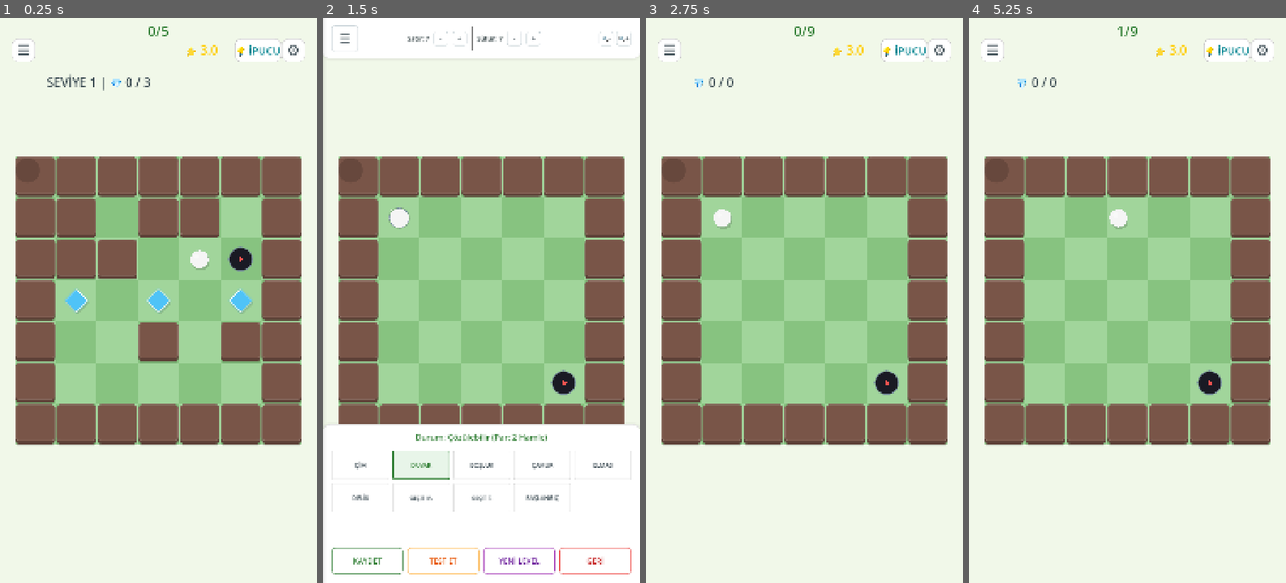
Above: before the commit, frames 1-4 (left to right).
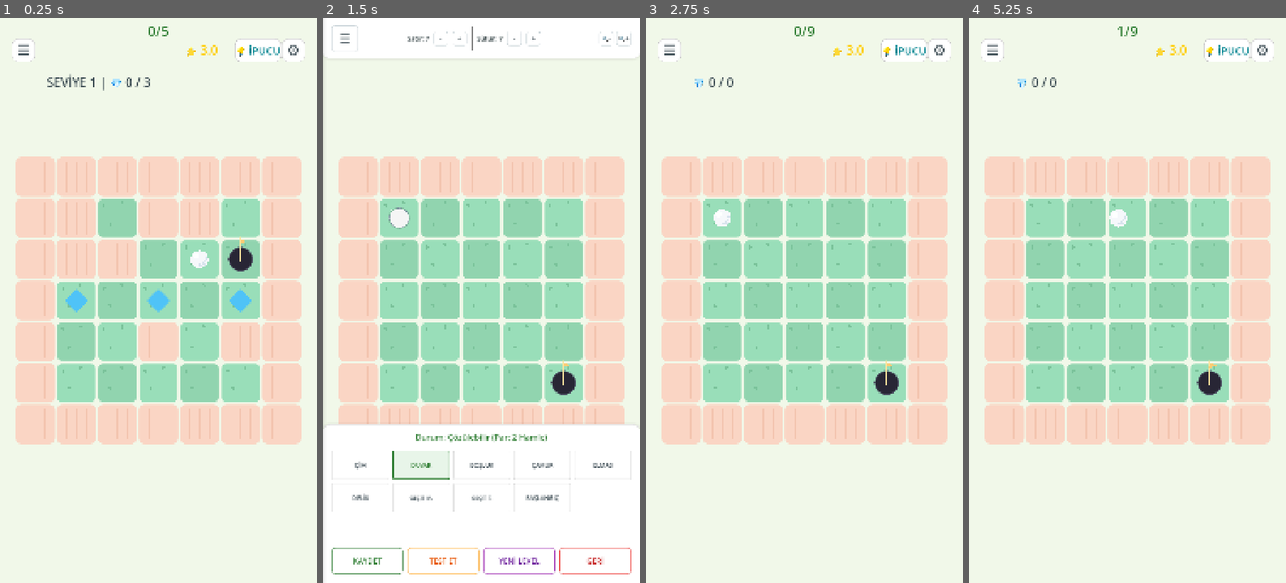
Above: after the commit, the same moments.

Repository: gkesebir/slidegolf
Game: Godot game, scene res://scenes/Main.tscn
Same seed, same stepped clock (60 frames per second), same inputs: the game is played once before the commit and once after it.
Inputs (mouse positions are in pixels of both pictures, inside the frame that each line leads up to):
- Up to frame 1 (0.25 s): no input
- Up to frame 2 (1.5 s): click "⚙️" at 0.5 s; click "SEVİYE EDİTÖRÜ" at 1.25 s
- Up to frame 3 (2.75 s): click "TEST ET" at 2 s
- Up to frame 4 (5.25 s): click "☰" at 2.75 s; click "💡 İPUCU" at 3.5 s; click "✖" at 4.25 s; tap Enter at 5 s; move the mouse to (1197, 272) at 5.02 s; hold Right (ui_right) from 5.03 s (still down); click (1197, 272) at 5.17 s

The runs differ from the first frame. In frame 1, 45% of the frame differs, in the area x 4-96%, y 24-76%; in frame 2, 42%; in frame 3, 46%; in frame 4, 46%.

Commit message:
feat: complete visual overhaul to match flat pastel asset board

Diff:
--- a/scripts/Ball.gd
+++ b/scripts/Ball.gd
@@ -68,22 +68,25 @@
 func apply_ball_profile(profile_id: String):
 	var profile = BALL_PROFILES.get(profile_id, BALL_PROFILES["standard"])
 	speed_factor = profile["speed_factor"]
-	ball_color = profile["color"]
-	glow_color = profile["glow_color"]
+	ball_color = Color("f6f8fb") # Override all balls to be pure white as per Asset Board
 	queue_redraw()
 
 func _draw():
-	# 1. Drop shadow shifted down-right
-	draw_circle(Vector2(4, 8), radius, Color(0, 0, 0, 0.15))
-
-	# 2. Outer rim glow
-	draw_circle(Vector2.ZERO, radius + 2, Color(glow_color.r, glow_color.g, glow_color.b, 0.25))
-
-	# 3. Main ball body
+	# 1. Main ball body (Flat White)
 	draw_circle(Vector2.ZERO, radius, ball_color)
 
-	# 4. Minimalist specular reflection highlight
-	draw_circle(Vector2(-radius * 0.35, -radius * 0.35), radius * 0.25, Color(1, 1, 1, 0.4))
+	# 2. Golf dimples (bottom right)
+	var dimple_color = Color("d8e3ed")
+	var dr = radius * 0.15 # Dimple radius
+
+	draw_circle(Vector2(radius * 0.4, radius * 0.5), dr, dimple_color)
+	draw_circle(Vector2(radius * 0.6, radius * 0.2), dr, dimple_color)
+	draw_circle(Vector2(radius * 0.1, radius * 0.65), dr, dimple_color)
+	draw_circle(Vector2(radius * 0.75, -radius * 0.1), dr, dimple_color)
+	draw_circle(Vector2(radius * 0.55, 0.65 * radius), dr, dimple_color)
+
+	# 3. Specular highlight (top left)
+	draw_circle(Vector2(-radius * 0.4, -radius * 0.4), radius * 0.35, Color(1, 1, 1, 0.9))
 
 var is_swiping: bool = false
 
--- a/scripts/GridManager.gd
+++ b/scripts/GridManager.gd
@@ -53,42 +53,57 @@
 func create_cell_visual(grid_pos: Vector2i, type: int):
 	var cell_pos = Vector2(grid_pos.x * cell_size, grid_pos.y * cell_size)
 
-	# Draw checkerboard background for all non-void cells
+	# Draw base Grass tile for all non-void cells
 	if type != 9:
-		var bg_rect = ColorRect.new()
-		bg_rect.size = Vector2(cell_size, cell_size)
-		bg_rect.position = cell_pos
+		var tile_size = cell_size - 10
+		var tile_pos = cell_pos + Vector2(5, 5)
+
+		var grass_panel = Panel.new()
+		grass_panel.size = Vector2(tile_size, tile_size)
+		grass_panel.position = tile_pos
+
+		var style = StyleBoxFlat.new()
 		if (grid_pos.x + grid_pos.y) % 2 == 0:
-			bg_rect.color = Color("a1d59b") # Light pastel green
+			style.bg_color = Color("99deb9") # Mint green
 		else:
-			bg_rect.color = Color("87c380") # Darker pastel green
-		add_child(bg_rect)
-	else:
-		# Distinct void cell styling (depressed empty tile)
-		var void_bg = ColorRect.new()
-		void_bg.size = Vector2(cell_size, cell_size)
-		void_bg.position = cell_pos
-		void_bg.color = Color("b0bec5") # dark grayish blue edge
-		add_child(void_bg)
-
-		var void_inner = ColorRect.new()
-		void_inner.size = Vector2(cell_size - 6, cell_size - 6)
-		void_inner.position = cell_pos + Vector2(3, 3)
-		void_inner.color = Color("cfd8dc") # lighter gray inside
-		add_child(void_inner)
-
-		# Cross mark inside void
-		var cross1 = ColorRect.new()
-		cross1.size = Vector2(cell_size * 0.4, 4)
-		cross1.position = cell_pos + Vector2(cell_size * 0.3, cell_size * 0.5 - 2)
-		cross1.pivot_offset = Vector2(cell_size * 0.2, 2)
-		cross1.rotation = deg_to_rad(45)
-		cross1.color = Color(0, 0, 0, 0.1)
-		add_child(cross1)
-
-		var cross2 = cross1.duplicate()
-		cross2.rotation = deg_to_rad(-45)
-		add_child(cross2)
+			style.bg_color = Color("91d4af") # Slightly darker mint
+
+		style.corner_radius_top_left = 16
+		style.corner_radius_top_right = 16
+		style.corner_radius_bottom_left = 16
+		style.corner_radius_bottom_right = 16
+		grass_panel.add_theme_stylebox_override("panel", style)
+
+		# Add 3 tiny grass blades
+		var blade_color = Color("7ac29a")
+		var blade_positions = [Vector2(20, 30), Vector2(80, 20), Vector2(40, 90)]
+		for bp in blade_positions:
+			var center = Control.new()
+			center.position = bp
+
+			var blade1 = ColorRect.new()
+			blade1.size = Vector2(4, 12)
+			blade1.position = Vector2(-2, -12)
+			blade1.color = blade_color
+
+			var blade2 = ColorRect.new()
+			blade2.size = Vector2(4, 10)
+			blade2.position = Vector2(-6, -10)
+			blade2.rotation = deg_to_rad(-30)
+			blade2.color = blade_color
+
+			var blade3 = ColorRect.new()
+			blade3.size = Vector2(4, 10)
+			blade3.position = Vector2(2, -10)
+			blade3.rotation = deg_to_rad(30)
+			blade3.color = blade_color
+
+			center.add_child(blade1)
+			center.add_child(blade2)
+			center.add_child(blade3)
+			grass_panel.add_child(center)
+
+		add_child(grass_panel)
 
 	# 1. Wall (1)
 	if type == 1:
@@ -136,73 +151,39 @@
 	wall.size = Vector2(cell_size, cell_size)
 	wall.position = cell_pos
 
-	# Drop Shadow under the block
-	var shadow = Panel.new()
-	shadow.size = Vector2(cell_size - 8, cell_size - 8)
-	shadow.position = Vector2(4, 12)
-	var shadow_style = StyleBoxFlat.new()
-	shadow_style.bg_color = Color(0, 0, 0, 0.12)
-	shadow_style.corner_radius_top_left = 12
-	shadow_style.corner_radius_top_right = 12
-	shadow_style.corner_radius_bottom_left = 12
-	shadow_style.corner_radius_bottom_right = 12
-	shadow.add_theme_stylebox_override("panel", shadow_style)
-	wall.add_child(shadow)
-
-	# 3D Depth (Bottom face)
-	var depth_panel = Panel.new()
-	depth_panel.size = Vector2(cell_size - 6, cell_size - 6)
-	depth_panel.position = Vector2(3, 3)
-	var depth_style = StyleBoxFlat.new()
-	depth_style.bg_color = Color("5d4037") # Dark pastel brown
-	depth_style.corner_radius_top_left = 12
-	depth_style.corner_radius_top_right = 12
-	depth_style.corner_radius_bottom_left = 12
-	depth_style.corner_radius_bottom_right = 12
-	depth_panel.add_theme_stylebox_override("panel", depth_style)
-	wall.add_child(depth_panel)
-
-	# Top Face
-	var top_panel = Panel.new()
-	top_panel.size = Vector2(cell_size - 6, cell_size - 16)
-	top_panel.position = Vector2(3, 3)
-	var top_style = StyleBoxFlat.new()
-	top_style.bg_color = Color("795548") # Light pastel brown
-	top_style.border_color = Color("8d6e63")
-	top_style.border_width_left = 2
-	top_style.border_width_right = 2
-	top_style.border_width_top = 2
-	top_style.border_width_bottom = 2
-	top_style.corner_radius_top_left = 12
-	top_style.corner_radius_top_right = 12
-	top_style.corner_radius_bottom_left = 10
-	top_style.corner_radius_bottom_right = 10
-	top_panel.add_theme_stylebox_override("panel", top_style)
-	wall.add_child(top_panel)
+	var wall_panel = Panel.new()
+	var tile_size = cell_size - 6
+	wall_panel.size = Vector2(tile_size, tile_size)
+	wall_panel.position = Vector2(3, 3)
+
+	var style = StyleBoxFlat.new()
+	style.bg_color = Color("fad5c4") # Light wood/beige
+	style.corner_radius_top_left = 20
+	style.corner_radius_top_right = 20
+	style.corner_radius_bottom_left = 20
+	style.corner_radius_bottom_right = 20
+	wall_panel.add_theme_stylebox_override("panel", style)
+
+	# Wood grain (simple vertical lines)
+	var line_color = Color("f3c4af")
+	var line_xs = [tile_size * 0.25, tile_size * 0.5, tile_size * 0.75]
+	for lx in line_xs:
+		var grain = ColorRect.new()
+		grain.size = Vector2(4, tile_size * 0.8)
+		grain.position = Vector2(lx - 2, tile_size * 0.1)
+		grain.color = line_color
+		wall_panel.add_child(grain)
+
+	wall.add_child(wall_panel)
 
 	add_child(wall)
 	cell_visuals[grid_pos] = wall
 
 func spawn_diamond_visual(grid_pos: Vector2i, cell_pos: Vector2):
 	var diamond = Control.new()
-	diamond.z_index = 10 # Elmaslarin zemin tarafindan gizlenmesini onle
+	diamond.z_index = 10
 	diamond.size = Vector2(cell_size * 0.4, cell_size * 0.4)
 	diamond.position = cell_pos + Vector2(cell_size * 0.3, cell_size * 0.3)
-
-	# Drop Shadow under the diamond
-	var shadow = Panel.new()
-	shadow.size = diamond.size
-	shadow.position = Vector2(4, 10)
-	shadow.pivot_offset = diamond.size / 2.0
-	shadow.rotation = deg_to_rad(45)
-	var shadow_style = StyleBoxFlat.new()
-	shadow_style.bg_color = Color(0, 0, 0, 0.12)
-	shadow_style.corner_radius_top_left = 4
-	shadow_style.corner_radius_top_right = 4
-	shadow_style.corner_radius_bottom_left = 4
-	shadow_style.corner_radius_bottom_right = 4
-	shadow.add_theme_stylebox_override("panel", shadow_style)
-	diamond.add_child(shadow)
 
 	# Diamond Body
 	var inner_panel = Panel.new()
@@ -211,18 +192,11 @@
 	inner_panel.rotation = deg_to_rad(45)
 
 	var style = StyleBoxFlat.new()
-	style.bg_color = Color("4fc3f7") # Light pastel blue
-	style.border_color = Color("ffffff")
-	style.border_width_left = 2
-	style.border_width_right = 2
-	style.border_width_top = 2
-	style.border_width_bottom = 2
-	style.corner_radius_top_left = 4
-	style.corner_radius_top_right = 4
-	style.corner_radius_bottom_left = 4
-	style.corner_radius_bottom_right = 4
-	style.shadow_color = Color("4fc3f7", 0.3)
-	style.shadow_size = 6
+	style.bg_color = Color("4fc3f7") # Pastel blue
+	style.corner_radius_top_left = 6
+	style.corner_radius_top_right = 6
+	style.corner_radius_bottom_left = 6
+	style.corner_radius_bottom_right = 6
 
 	inner_panel.add_theme_stylebox_override("panel", style)
 	diamond.add_child(inner_panel)
@@ -239,23 +213,10 @@
 	hole.size = Vector2(h_size, h_size)
 	hole.position = cell_pos + Vector2((cell_size - h_size)/2.0, (cell_size - h_size)/2.0)
 
-	# Drop Shadow under the hole cup
-	var shadow = Panel.new()
-	shadow.size = hole.size
-	shadow.position = Vector2(2, 6)
-	var shadow_style = StyleBoxFlat.new()
-	shadow_style.bg_color = Color(0, 0, 0, 0.15)
-	shadow_style.corner_radius_top_left = h_size / 2.0
-	shadow_style.corner_radius_top_right = h_size / 2.0
-	shadow_style.corner_radius_bottom_left = h_size / 2.0
-	shadow_style.corner_radius_bottom_right = h_size / 2.0
-	shadow.add_theme_stylebox_override("panel", shadow_style)
-	add_child(shadow)
-
-	# Hole Cup Rim & Center
-	var style = StyleBoxFlat.new()
-	style.bg_color = Color("1a1a24") # Dark hole cup center
-	style.border_color = Color("78909c") # Sleek metallic gray rim
+	# Hole Base
+	var style = StyleBoxFlat.new()
+	style.bg_color = Color("282635") # Dark navy hole cup center
+	style.border_color = Color("484a5e") # Soft lighter rim
 	style.border_width_left = 4
 	style.border_width_right = 4
 	style.border_width_top = 4
@@ -267,20 +228,33 @@
 	hole.add_theme_stylebox_override("panel", style)
 	add_child(hole)
 
-	# Triangular flag right in the center
+	# Flag Pole
+	var pole = Panel.new()
+	pole.size = Vector2(6, h_size)
+	pole.position = Vector2(h_size / 2.0 - 3, -h_size * 0.4)
+	var pole_style = StyleBoxFlat.new()
+	pole_style.bg_color = Color("fae59e") # Light wood pole
+	pole_style.corner_radius_top_left = 3
+	pole_style.corner_radius_top_right = 3
+	pole_style.corner_radius_bottom_left = 3
+	pole_style.corner_radius_bottom_right = 3
+	pole.add_theme_stylebox_override("panel", pole_style)
+	hole.add_child(pole)
+
+	# Triangular flat flag
 	var flag_pts = PackedVector2Array([
 		Vector2(0, 0),
-		Vector2(20, 10),
+		Vector2(25, 10),
 		Vector2(0, 20)
 	])
 
 	var flag = Polygon2D.new()
-	flag.color = Color("ef5350")
+	flag.color = Color("fccc75") # Pastel yellow/orange
 	flag.polygon = flag_pts
-	flag.position = Vector2(h_size / 2.0 - 5, h_size / 2.0 - 10)
-	hole.add_child(flag)
-
-	# Wind effect (Tween)
+	flag.position = Vector2(3, 5) # Attach to pole
+	pole.add_child(flag)
+
+	# Wind effect (Tween) on the flag (Polygon offset)
 	var tween = create_tween().set_loops()
 	tween.tween_property(flag, "scale:x", 0.7, 0.4).set_trans(Tween.TRANS_SINE).set_ease(Tween.EASE_IN_OUT)
 	tween.tween_property(flag, "scale:x", 1.0, 0.4).set_trans(Tween.TRANS_SINE).set_ease(Tween.EASE_IN_OUT)
@@ -546,35 +520,27 @@
 
 func spawn_mud_visual(grid_pos: Vector2i, cell_pos: Vector2):
 	var mud = Panel.new()
-	var m_size = cell_size - 4
+	var m_size = cell_size - 6
 	mud.size = Vector2(m_size, m_size)
-	mud.position = cell_pos + Vector2(2, 2)
-
-	var style = StyleBoxFlat.new()
-	style.bg_color = Color("d7ccc8") # Mud light brown (Golf Peaks pastel theme)
-	style.border_color = Color("bcaaa4") # Mud border
-	style.border_width_left = 3
-	style.border_width_right = 3
-	style.border_width_top = 3
-	style.border_width_bottom = 3
-	style.corner_radius_top_left = 12
-	style.corner_radius_top_right = 12
-	style.corner_radius_bottom_left = 12
-	style.corner_radius_bottom_right = 12
+	mud.position = cell_pos + Vector2(3, 3)
+
+	var style = StyleBoxFlat.new()
+	style.bg_color = Color("cd7f71") # Terracotta / Mud
+	style.corner_radius_top_left = 20
+	style.corner_radius_top_right = 20
+	style.corner_radius_bottom_left = 20
+	style.corner_radius_bottom_right = 20
 	mud.add_theme_stylebox_override("panel", style)
 
-	# Add some little mud ripples or details
-	var ripple = ColorRect.new()
-	ripple.size = Vector2(cell_size * 0.4, 4)
-	ripple.position = Vector2(cell_size * 0.3, cell_size * 0.3)
-	ripple.color = Color("8d6e63", 0.3)
-	mud.add_child(ripple)
-
-	var ripple2 = ColorRect.new()
-	ripple2.size = Vector2(cell_size * 0.3, 4)
-	ripple2.position = Vector2(cell_size * 0.4, cell_size * 0.6)
-	ripple2.color = Color("8d6e63", 0.3)
-	mud.add_child(ripple2)
+	# Add tiny specks
+	var speck_color = Color("b1685b")
+	var speck_positions = [Vector2(20, 20), Vector2(80, 30), Vector2(40, 70), Vector2(90, 80), Vector2(25, 95)]
+	for sp in speck_positions:
+		var speck = ColorRect.new()
+		speck.size = Vector2(6, 6)
+		speck.position = sp
+		speck.color = speck_color
+		mud.add_child(speck)
 
 	add_child(mud)
 	cell_visuals[grid_pos] = mud
